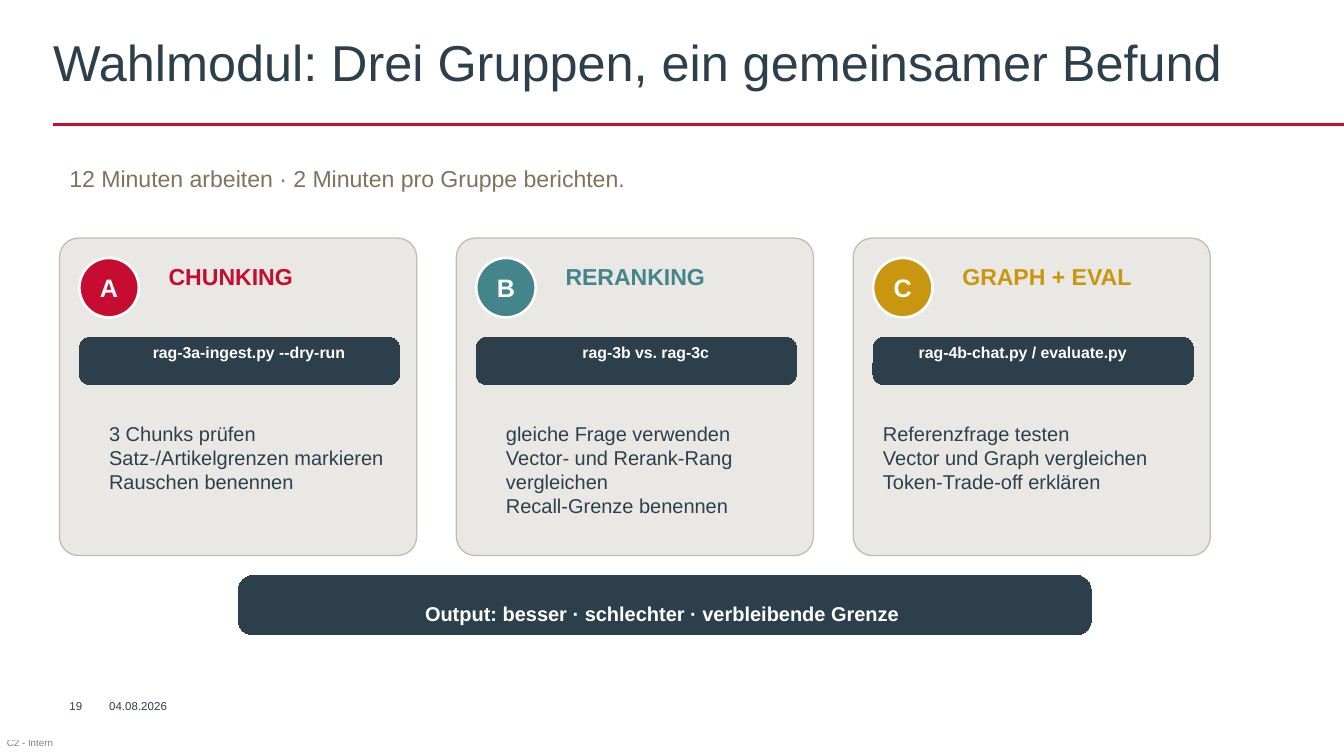
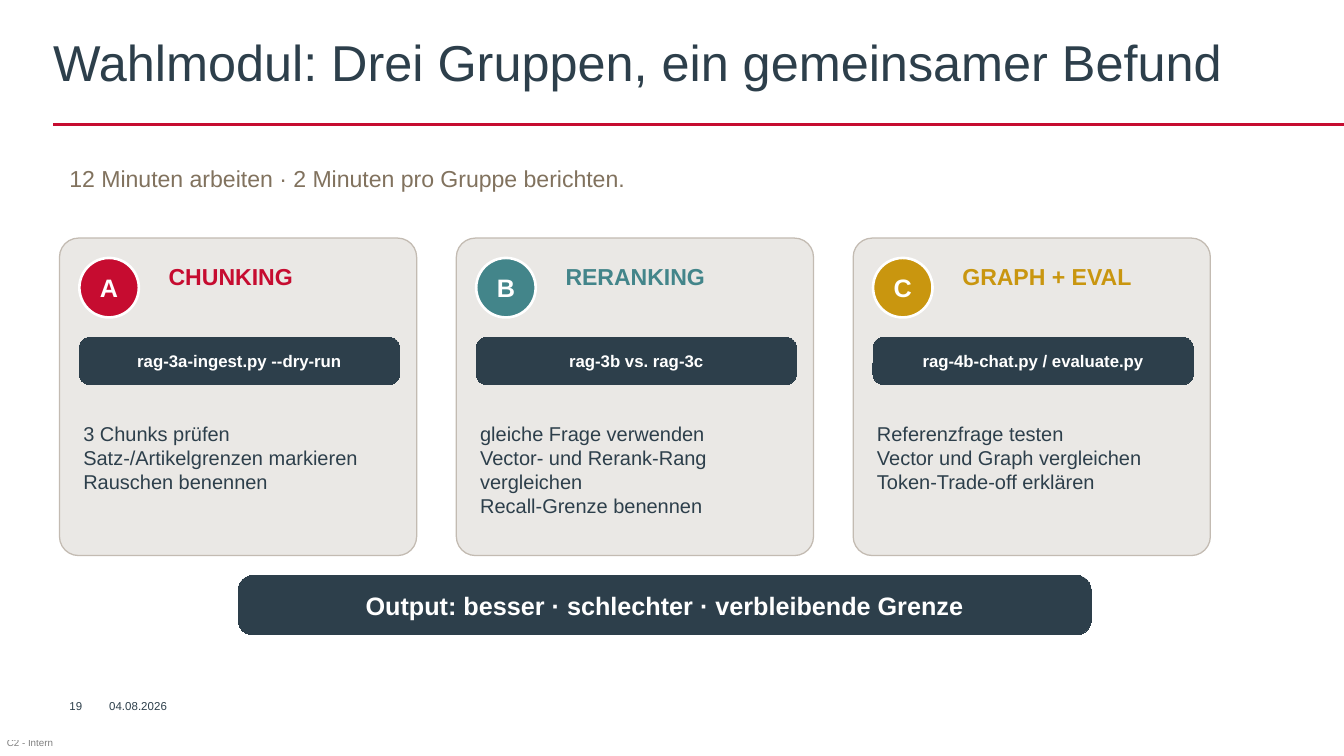
Before and after one commit to AkrosAG/RAG-Workshop, a slide deck: slide 24 of RAG_Workshop.pptx. Drawn at 1344x756 pixels with LibreOffice and Linux fonts; fonts in the diff are those of the drawing; background and template pictures are left out. Boxes give left, top, right and bottom in pixels: in the first picture for what was removed or moved away, otherwise in the second. Text is boxed around its words. In the diff, an @@ line names an element or a change of style, - is before the commit and + after.

```diff
--- a/RAG_Workshop.pptx
+++ b/RAG_Workshop.pptx
@@ text in rounded rectangle at (137, 355, 341, 371): text added @@
+rag-3a-ingest.py --dry-run
@@ text removed at (153, 346, 345, 362) @@
-rag-3a-ingest.py --dry-run
@@ text in rounded rectangle at (569, 355, 703, 371): text added @@
+rag-3b vs. rag-3c
@@ text removed at (582, 346, 708, 362) @@
-rag-3b vs. rag-3c
@@ text removed at (919, 346, 1127, 362) @@
-rag-4b-chat.py / evaluate.py
@@ text in rounded rectangle at (923, 355, 1143, 371): text added @@
+rag-4b-chat.py / evaluate.py
@@ text "3 Chunks prüfen": place and size @@
-text "3 Chunks prüfen" at (109, 426, 383, 489)
+text "3 Chunks prüfen" at (83, 426, 358, 489)
@@ text "gleiche Frage verwenden": place and size @@
-text "gleiche Frage verwenden" at (506, 426, 733, 513)
+text "gleiche Frage verwenden" at (480, 426, 707, 513)
@@ text "Referenzfrage testen": place and size @@
-text "Referenzfrage testen" at (883, 426, 1147, 489)
+text "Referenzfrage testen" at (877, 426, 1141, 489)
@@ text in rounded rectangle at (366, 596, 963, 620): text added @@
+Output: besser · schlechter · verbleibende Grenze
@@ text removed at (425, 606, 899, 625) @@
-Output: besser · schlechter · verbleibende Grenze
```
Also in this commit, not shown: 4 other slides changed.
